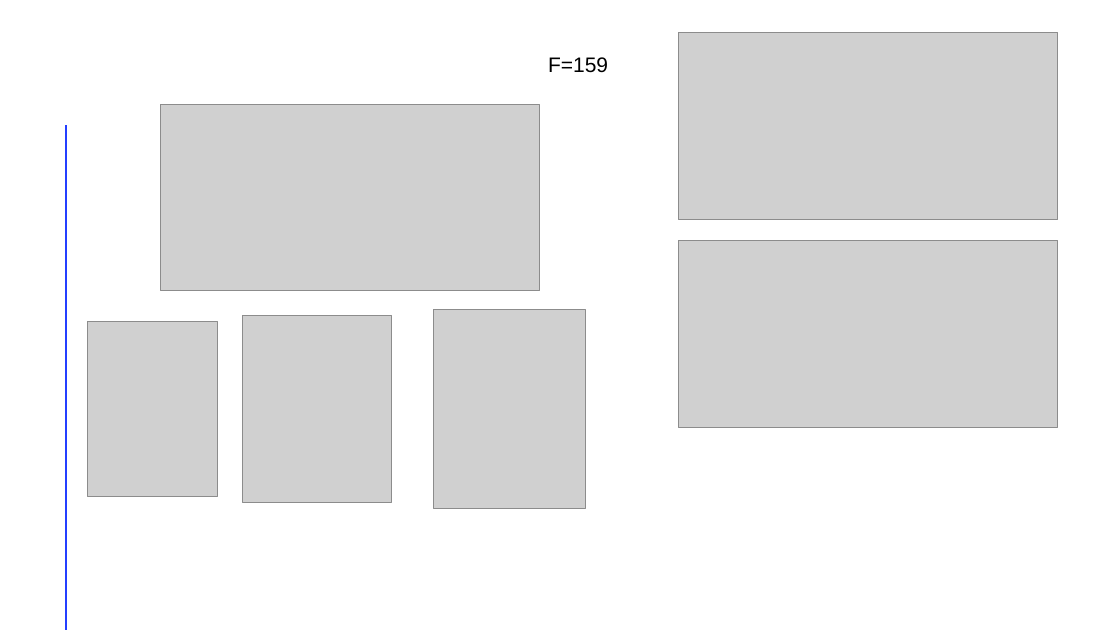
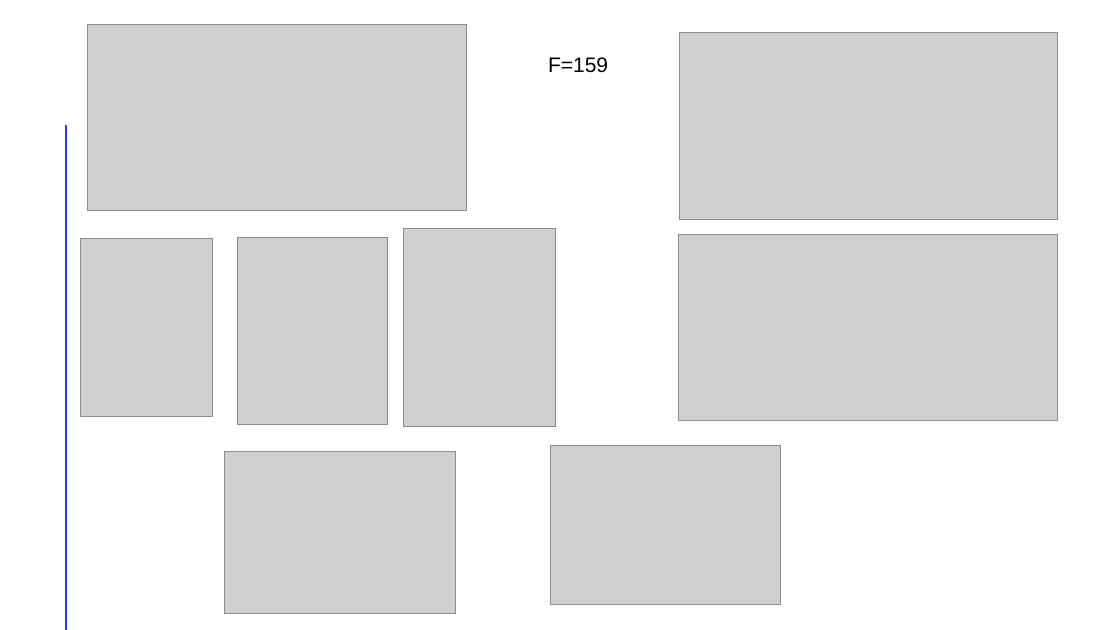
Before and after one commit to RiccardoSC2050/Progetto-sistemi-elettronici, a slide deck: slide 5 of presentazione/presentazione.pptx (slide 4 before the commit). Drawn at 1120x630 pixels with LibreOffice and Linux fonts; fonts in the diff are those of the drawing; grey boxes stand for pictures. Boxes give left, top, right and bottom in pixels: in the first picture for what was removed or moved away, otherwise in the second. Text is boxed around its words. In the diff, an @@ line names an element or a change of style, - is before the commit and + after.

```diff
--- a/presentazione/presentazione.pptx
+++ b/presentazione/presentazione.pptx
@@ picture: place and size @@
-picture at (160,105,540,291)
+picture at (87,24,467,210)
@@ picture: place and size @@
-picture at (87,321,218,497)
+picture at (81,239,213,417)
@@ picture: place and size @@
-picture at (243,315,392,502)
+picture at (238,237,387,423)
@@ picture: place and size @@
-picture at (434,310,586,508)
+picture at (404,229,556,427)
@@ picture: place and size @@
-picture at (679,240,1059,427)
+picture at (679,234,1059,421)
@@ picture added at (550,445,781,605) @@
@@ picture added at (225,451,456,613) @@
```
Also in this commit, not shown: 13 other slides changed, 2 slides added, 1 slide removed, 4 other files.
